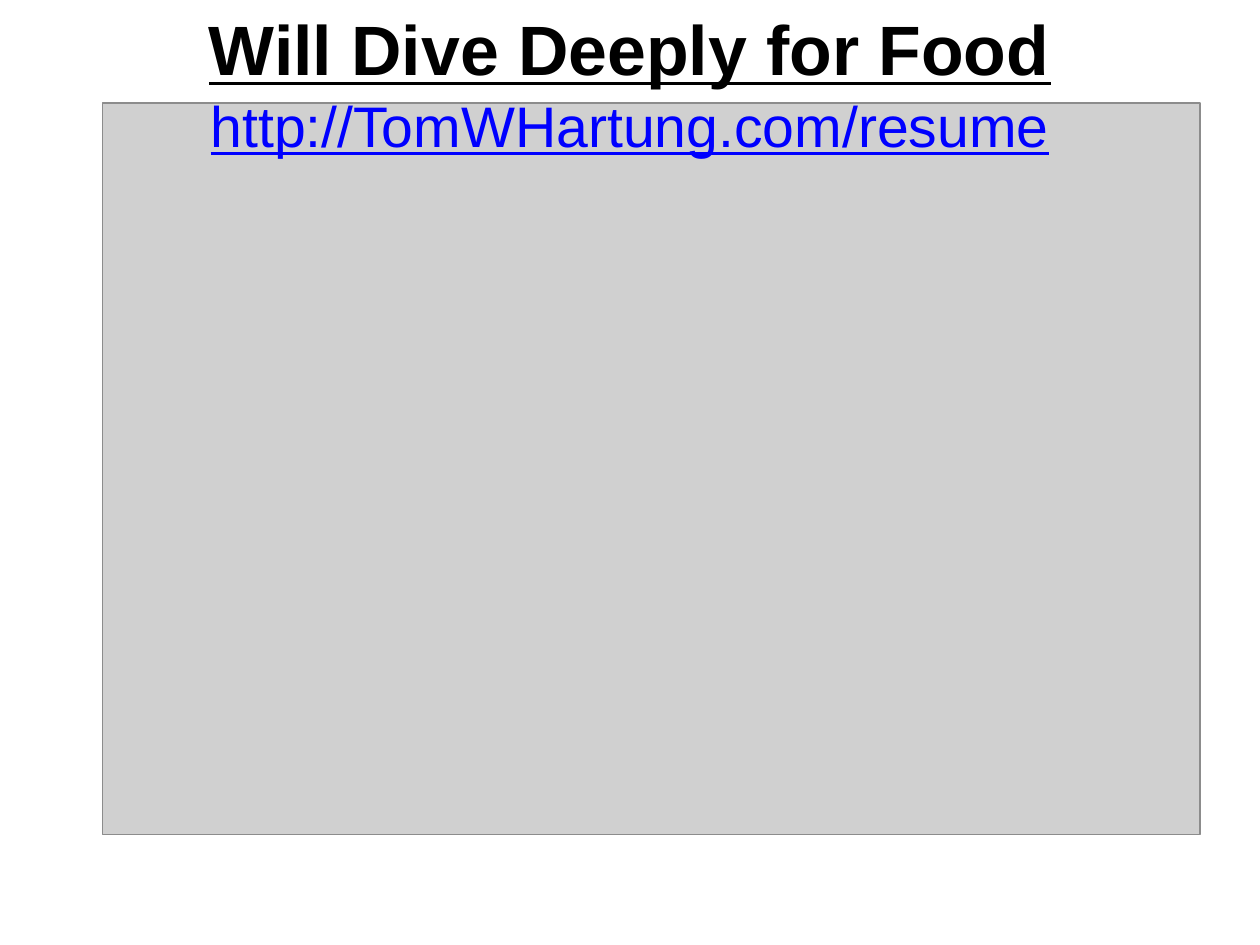
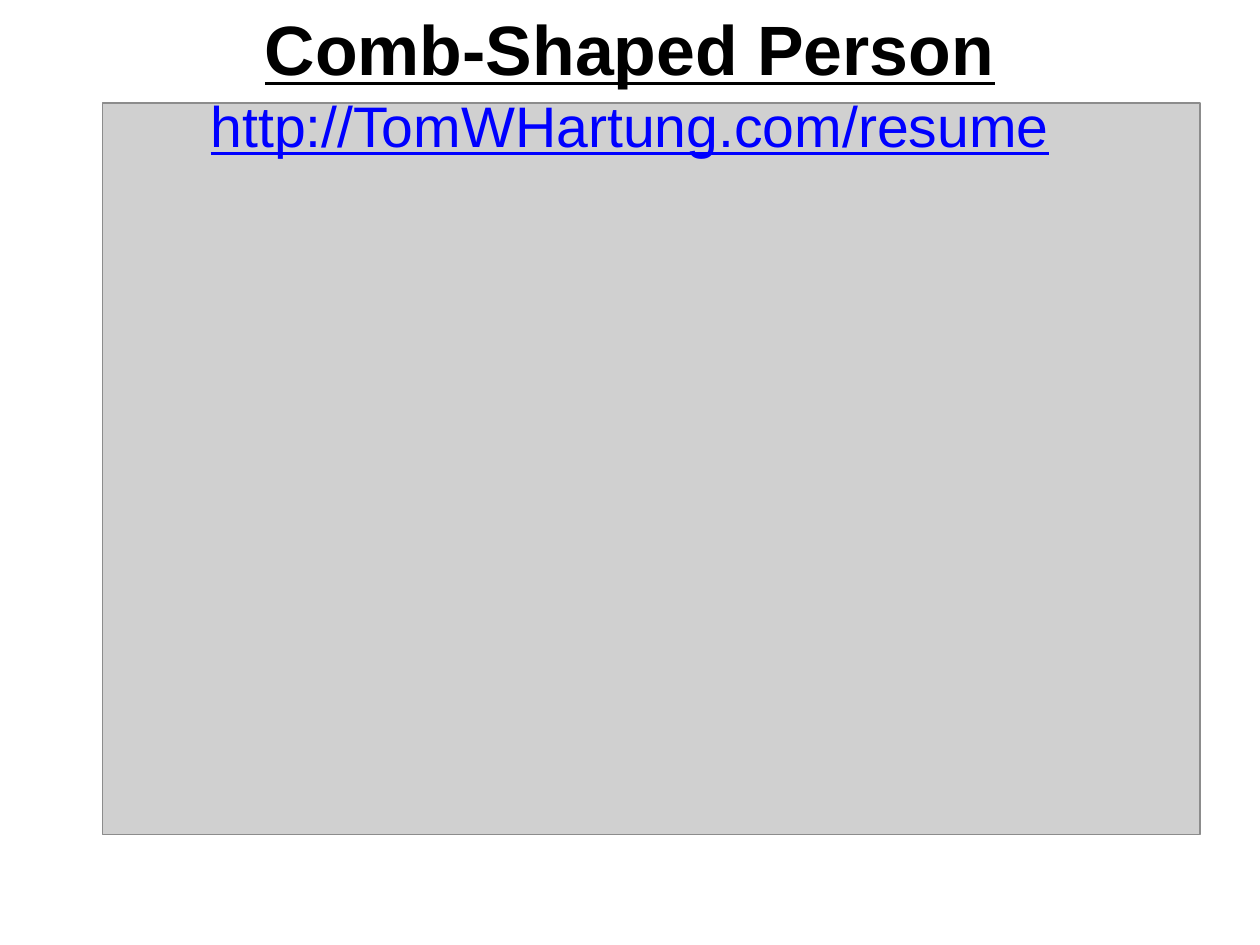
Before and after one commit to tomwhartung/jmws_accoutrements, a slide deck: slide 3 of presentations/2016_07-Drupal/9-slides.odp. Drawn at 1260x945 pixels with LibreOffice and Linux fonts; fonts in the diff are those of the drawing; grey boxes stand for pictures. Boxes give left, top, right and bottom in pixels: in the first picture for what was removed or moved away, otherwise in the second. Text is boxed around its words. In the diff, an @@ line names an element or a change of style, - is before the commit and + after.

```diff
--- a/presentations/2016_07-Drupal/9-slides.odp
+++ b/presentations/2016_07-Drupal/9-slides.odp
@@ title at box(211, 24, 1049, 157): text changed @@
-Will Dive Deeply for Food
-http://TomWHartung.com/resume
+Comb-Shaped Person
+http://TomWHartung.com/resume
```
Also in this commit, not shown: 3 other slides changed.
